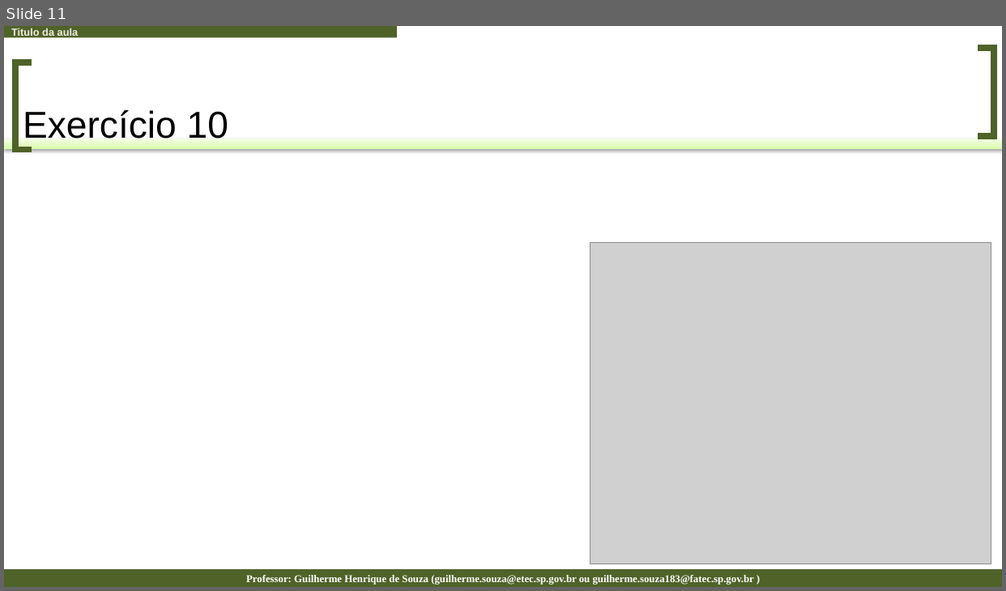
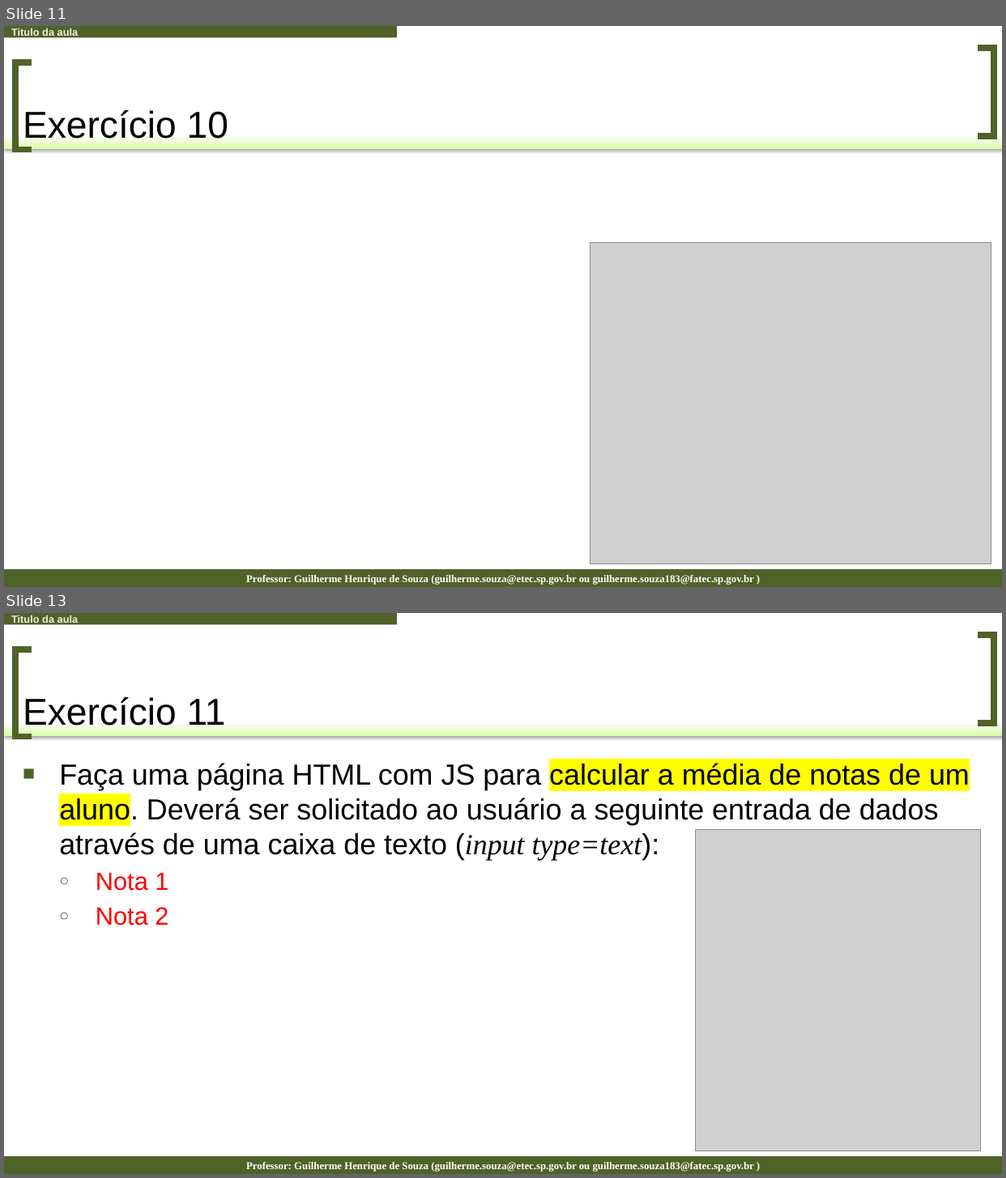
Before and after one commit to guilhermehsouza/AulaReact, a slide deck: Aula 06 - Estudo de Estados no React - Parte 3 - Exercícios.pptx. Shown one above the other, each under a label of ours: slide 11 before the commit, slides 11 and 13 after it; the slides between them are not shown. The pictures are 1006x591 and 1006x1178 pixels, drawn with LibreOffice and Linux fonts; fonts in the diff are those of the drawing; grey boxes stand for pictures. Boxes give left, top, right and bottom in pixels: in the first picture for what was removed or moved away, otherwise in the second. Text is boxed around its words. In the diff, an @@ line names an element or a change of style, - is before the commit and + after.

```diff
--- a/Aula 06 - Estudo de Estados no React - Parte 3 - Exercícios.pptx
+++ b/Aula 06 - Estudo de Estados no React - Parte 3 - Exercícios.pptx
@@ slide 13 added at <box>4,613,1002,1174</box>, background #FFFFFF; not listed: 5 template elements that a slide beside it also shows @@
@@ title added at <box>23,697,226,733</box>, 36 pt, text #000000 @@
+Exercício 11
@@ text added at <box>59,763,970,926</box>, 28 pt, text #000000 @@
+■ Faça uma página HTML com JS para calcular a média de notas de um aluno. Deverá ser solicitado ao usuário a seguinte entrada de dados através de uma caixa de texto (input type=text):
+  ○ Nota 1
+  ○ Nota 2
@@ picture added at <box>696,830,982,1152</box> @@
```
Also in this commit, not shown: 1 other slide added, 6 slides removed, 6 other files.
